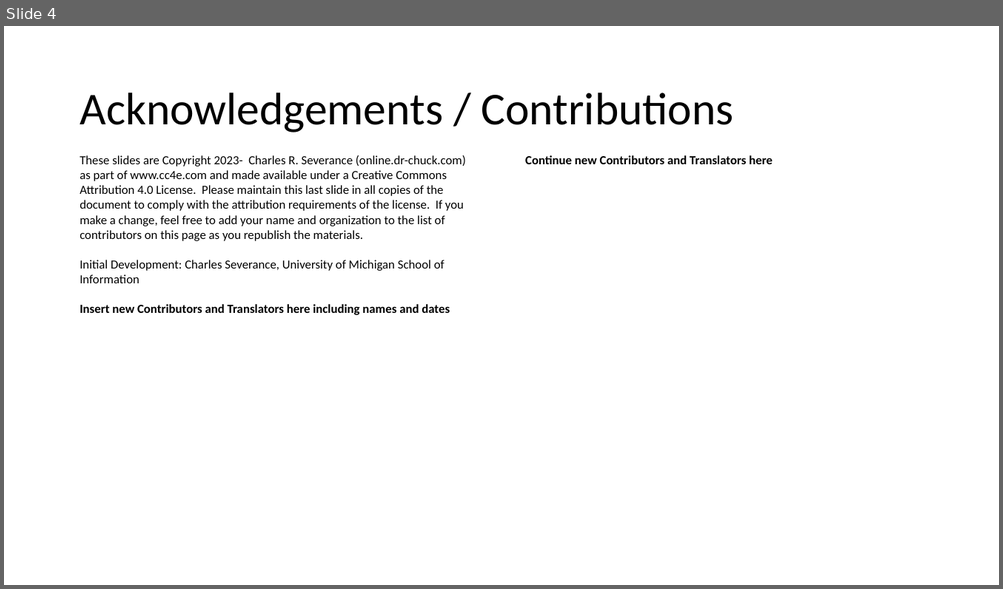
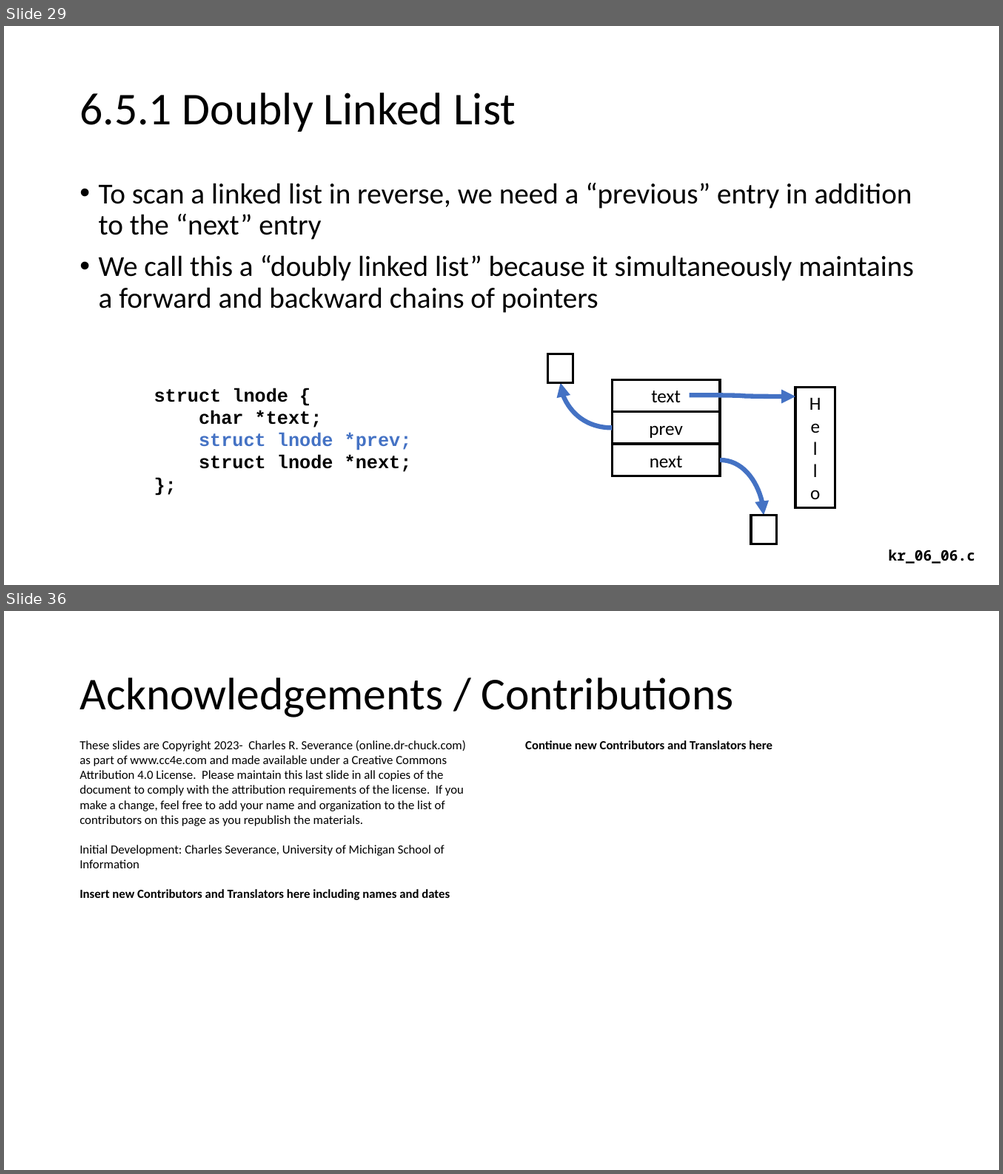
Before and after one commit to csev/cc4e, a slide deck: lectures/KR-6.pptx. Shown one above the other, each under a label of ours: slide 4 before the commit, slides 29 and 36 after it; the slides between them are not shown. The pictures are 1003x589 and 1003x1174 pixels, drawn with LibreOffice and Linux fonts; fonts in the diff are those of the drawing. Boxes give left, top, right and bottom in pixels: in the first picture for what was removed or moved away, otherwise in the second. Text is boxed around its words. In the diff, an @@ line names an element or a change of style, - is before the commit and + after.

```diff
--- a/lectures/KR-6.pptx
+++ b/lectures/KR-6.pptx
@@ slide 29 added at bbox=[4, 26, 999, 585], background #FFFFFF @@
@@ title added at bbox=[79, 93, 515, 132], 44 pt, text #000000 @@
+6.5.1 Doubly Linked List
@@ text added at bbox=[99, 183, 913, 313], 28 pt, text #000000 @@
+• To scan a linked list in reverse, we need a “previous” entry in addition to the “next” entry
+• We call this a “doubly linked list” because it simultaneously maintains a forward and backward chains of pointers
@@ rectangle added at bbox=[548, 355, 573, 383], outline #000000 2.25 pt @@
@@ rectangle added at bbox=[612, 380, 720, 412], outline #000000 2.25 pt, 18 pt, text #000000 @@
+text
@@ text added at bbox=[154, 388, 412, 472], 18 pt, text #000000, bold @@
+struct lnode {
+char *text;
+struct lnode *prev;
+struct lnode *next;
+};
@@ curved arrow added from (612, 428) to (560, 383), #4472C4 4.5 pt @@
@@ curved arrow added from (689, 395) to (796, 397), #4472C4 4.5 pt @@
@@ rectangle added at bbox=[796, 388, 835, 508], outline #000000 2.25 pt, 18 pt, text #000000 @@
+H
+e
+l
+l
+o
@@ rectangle added at bbox=[612, 412, 720, 445], outline #000000 2.25 pt, 18 pt, text #000000 @@
+prev
@@ rectangle added at bbox=[612, 445, 720, 477], outline #000000 2.25 pt, 18 pt, text #000000 @@
+next
@@ curved arrow added from (720, 460) to (763, 515), #4472C4 4.5 pt @@
@@ rectangle added at bbox=[751, 515, 777, 545], outline #000000 2.25 pt @@
@@ text added at bbox=[888, 550, 976, 564], 14 pt, text #000000, bold @@
+kr_06_06.c
@@ what was slide 4 is now slide 36 @@
```
Also in this commit, not shown: 1 slide changed, 32 other slides added, 1 slide removed, 8 other files.
